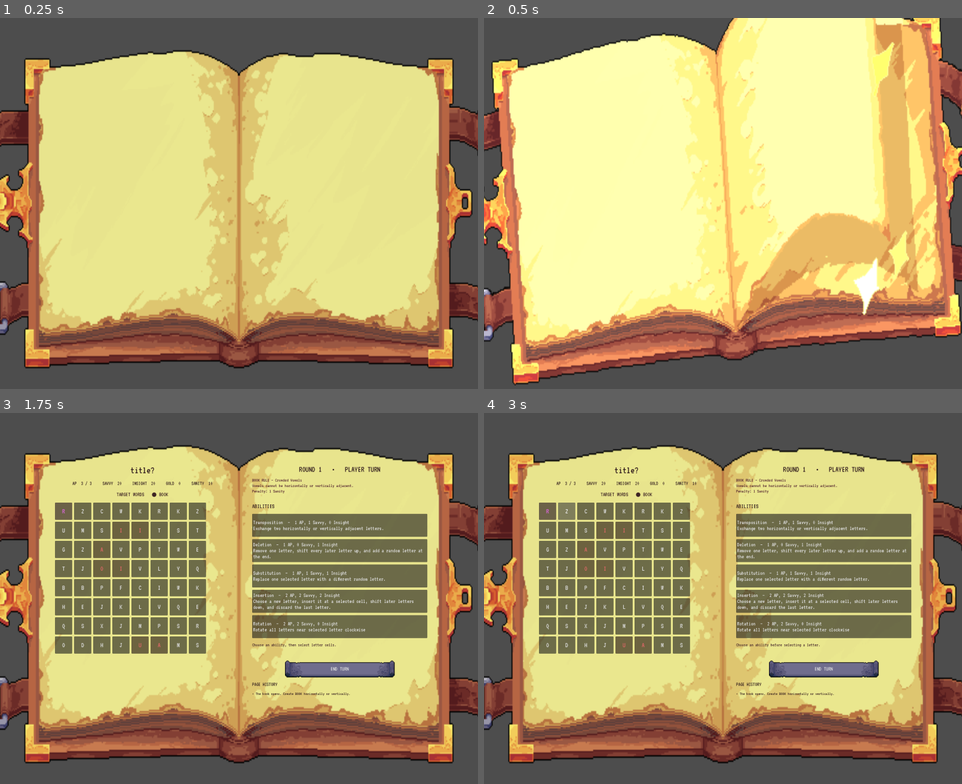
Above: before the commit, frames 1-4 (two rows, left to right).
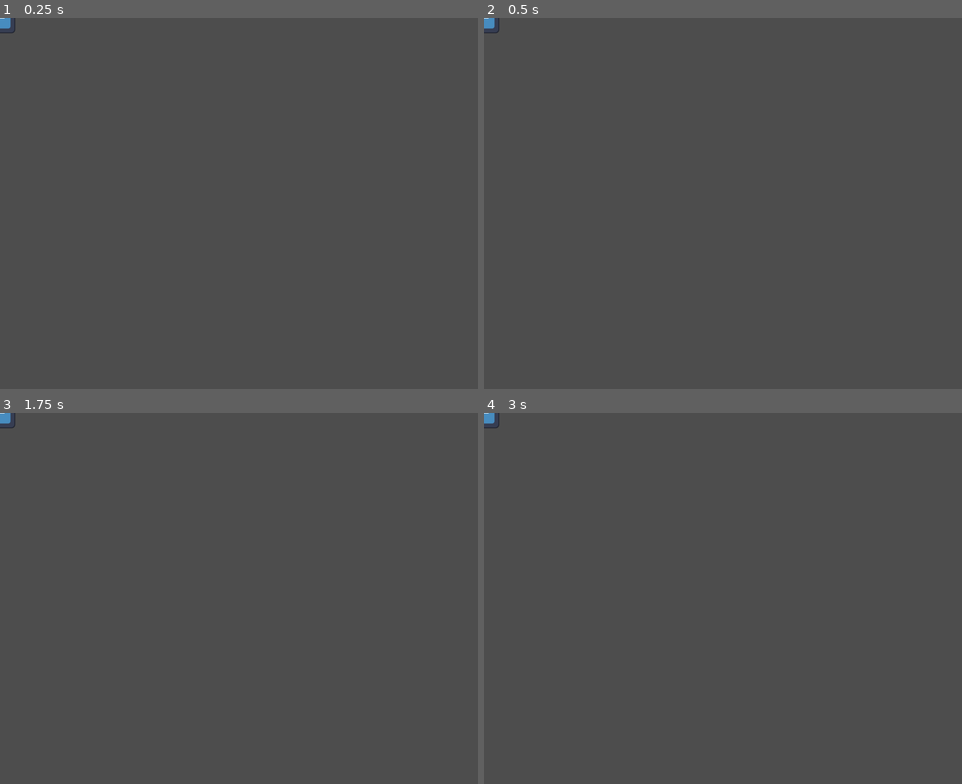
Above: after the commit, the same moments.

Repository: kbendrick/DJK_Project
Game: Godot game, scene res://The Kris Pit/level.tscn
Same seed, same stepped clock (60 frames per second), same inputs: the game is played once before the commit and once after it. Before the commit the project starts from res://Prototypes/BookWordGame/book_word_game.tscn. The engine's default icon, where the game draws it, is replaced by a stand-in: a white triangle on a blue panel in a dark square.
Inputs (mouse positions are in pixels of both pictures, inside the frame that each line leads up to):
- Up to frame 1 (0.25 s): no input
- Up to frame 2 (0.5 s): no input
- Up to frame 3 (1.75 s): tap Enter at 0.5 s; move the mouse to (344, 583) at 0.52 s; press the mouse at (344, 583) at 0.53 s; tap Space at 0.77 s; release the mouse at (344, 583) at 1.25 s; drag from (143, 624) to (215, 680) at 1.27 s
- Up to frame 4 (3 s): click (546, 509) at 2 s, where only the run before the commit has a clickable "R"; click (565, 509) at 2.75 s, where only the run before the commit has a clickable "Z"

The runs differ from the first frame. In frame 1, 77% of the frame differs, in the area x 0-100%, y 0-95%; in frame 2, 84%, in the area x 0-100%, y 0-100%; in frame 3, 77%; in frame 4, 77%.

Commit message:
added the Kris Pit

Diff:
--- a/Player/player.tscn
+++ b/Player/player.tscn
@@ -2,7 +2,7 @@
 
 [ext_resource type="Script" uid="uid://cuc2uy66kwog4" path="res://Player/player.gd" id="1_v0iea"]
 [ext_resource type="Texture2D" uid="uid://dgqsudvuvpmeg" path="res://Assets/kenney_scribble-dungeons/PNG/Default (64px)/Characters/purple_character.png" id="2_cvnsp"]
-[ext_resource type="PackedScene" uid="uid://bo11tcx1ju0mg" path="res://blocked_cell_marker.tscn" id="2_fkybt"]
+[ext_resource type="PackedScene" uid="uid://bo11tcx1ju0mg" path="res://Scenes/blocked_cell_marker.tscn" id="2_fkybt"]
 [ext_resource type="PackedScene" uid="uid://5l73u2j2xj7p" path="res://HUD/mouse.tscn" id="3_6t5aa"]
 [ext_resource type="Script" uid="uid://ckn8b4p6cmqwf" path="res://Player/inventory.gd" id="4_vgqql"]
 
--- a/Resources/resource_display.tscn
+++ b/Resources/resource_display.tscn
@@ -2,10 +2,10 @@
 
 [ext_resource type="Script" uid="uid://okpds2ta2cy8" path="res://Resources/resource_display.gd" id="1_3mdst"]
 [ext_resource type="Script" uid="uid://dbdsbiqit3gi" path="res://Resources/resource_item_display.gd" id="1_ebyp1"]
-[ext_resource type="Texture2D" uid="uid://r10apvj0vioq" path="res://#1 - Transparent Icons copy.png" id="3_p2skx"]
-[ext_resource type="Texture2D" uid="uid://gg6fxxehd5cs" path="res://#1 - Transparent Icons copy 4.png" id="4_ixb3f"]
-[ext_resource type="Texture2D" uid="uid://7fke8tamuggw" path="res://#1 - Transparent Icons copy 3.png" id="5_nme5t"]
-[ext_resource type="Texture2D" uid="uid://dgnu88naxk4ql" path="res://#1 - Transparent Icons copy 2.png" id="6_k61u0"]
+[ext_resource type="Texture2D" uid="uid://r10apvj0vioq" path="res://Assets/#1 - Transparent Icons copy.png" id="3_p2skx"]
+[ext_resource type="Texture2D" uid="uid://gg6fxxehd5cs" path="res://Assets/#1 - Transparent Icons copy 4.png" id="4_ixb3f"]
+[ext_resource type="Texture2D" uid="uid://7fke8tamuggw" path="res://Assets/#1 - Transparent Icons copy 3.png" id="5_nme5t"]
+[ext_resource type="Texture2D" uid="uid://dgnu88naxk4ql" path="res://Assets/#1 - Transparent Icons copy 2.png" id="6_k61u0"]
 
 [node name="ResourceDisplay" type="GridContainer" unique_id=1854313418]
 anchors_preset = 15
--- a/Room Setup/Bookshelf/bookshelf.tscn
+++ b/Room Setup/Bookshelf/bookshelf.tscn
@@ -1,8 +1,8 @@
 [gd_scene format=3 uid="uid://dtis2o3rk78xa"]
 
 [ext_resource type="Script" uid="uid://70ahirmmeei1" path="res://Room Setup/Bookshelf/bookshelf.gd" id="1_tgqcj"]
-[ext_resource type="Texture2D" uid="uid://bv3m6i88bclp5" path="res://bookshelf-with-pixel-art-style_475147-109.png" id="2_tgqcj"]
-[ext_resource type="Texture2D" uid="uid://dgnu88naxk4ql" path="res://#1 - Transparent Icons copy 2.png" id="3_drkvv"]
+[ext_resource type="Texture2D" uid="uid://bv3m6i88bclp5" path="res://Assets/bookshelf-with-pixel-art-style_475147-109.png" id="2_tgqcj"]
+[ext_resource type="Texture2D" uid="uid://dgnu88naxk4ql" path="res://Assets/#1 - Transparent Icons copy 2.png" id="3_drkvv"]
 
 [sub_resource type="RectangleShape2D" id="RectangleShape2D_tgqcj"]
 size = Vector2(128, 128)
--- a/Room Setup/Trap/trap.tscn
+++ b/Room Setup/Trap/trap.tscn
@@ -1,7 +1,7 @@
 [gd_scene format=3 uid="uid://b80rsjvlw6f3v"]
 
 [ext_resource type="Script" uid="uid://ugfc54g2p8wp" path="res://Room Setup/Trap/trap.gd" id="1_41mx7"]
-[ext_resource type="Texture2D" uid="uid://drm15x406hceg" path="res://trap.png" id="2_23yfg"]
+[ext_resource type="Texture2D" uid="uid://drm15x406hceg" path="res://Assets/trap.png" id="2_23yfg"]
 
 [sub_resource type="RectangleShape2D" id="RectangleShape2D_fy57j"]
 
--- a/blocked_cell_marker.tscn
+++ b/Scenes/blocked_cell_marker.tscn
@@ -1,6 +1,6 @@
 [gd_scene format=3 uid="uid://bo11tcx1ju0mg"]
 
-[ext_resource type="Texture2D" uid="uid://dskmxks2l67x" path="res://stylesheet_red copy.png" id="1_6rwgp"]
+[ext_resource type="Texture2D" uid="uid://dskmxks2l67x" path="res://Assets/stylesheet_red copy.png" id="1_6rwgp"]
 
 [node name="BlockedCellMarker" type="Sprite2D" unique_id=2084631389]
 texture = ExtResource("1_6rwgp")
--- /dev/null
+++ b/The Kris Pit/companion.gd
@@ -0,0 +1,55 @@
+extends Node2D
+
+
+var current_position: Vector2
+var draggable: bool = false
+var is_inside_droppable: bool = false
+var body_ref
+
+var initial_position: Vector2
+var offset: Vector2
+@onready var area_2D: Area2D = $Area2D
+
+func _ready() -> void:
+	area_2D.mouse_entered.connect(_on_mouse_entered)
+	area_2D.mouse_exited.connect(_on_mouse_exited)
+	area_2D.body_entered.connect(_on_area_2d_body_entered)
+	area_2D.body_exited.connect(_on_area_2d_body_exited)
+
+func _process(_delta: float) -> void:
+	if draggable:
+		if Input.is_action_just_pressed("left_click"):
+			initial_position = global_position
+			offset = get_global_mouse_position() - global_position
+			global.is_dragging = true
+		if Input.is_action_pressed("left_click"):
+			global_position = get_global_mouse_position() - offset
+			print("ding!")
+		elif Input.is_action_just_released("left_click"):
+			global.is_dragging =false
+			var tween = get_tree().create_tween()
+			if is_inside_droppable:
+				tween.tween_property(self, "position", body_ref.position,0.2).set_ease(Tween.EASE_OUT)
+			else:
+				tween.tween_property(self, "global_position", initial_position,0.2).set_ease(Tween.EASE_OUT)
+
+func _on_mouse_entered() -> void:
+	if not global.is_dragging:
+		draggable = true
+		scale = Vector2(1.05,1.05)
+
+func _on_mouse_exited() -> void:
+	if not global.is_dragging:
+		draggable = false
+		scale = Vector2(1,1)
+
+func _on_area_2d_body_entered(body:StaticBody2D):
+	if body.is_in_group('dropable'):
+		is_inside_droppable = true
+		body.modulate = Color(Color.REBECCA_PURPLE, 1)
+		body_ref = body
+
+func _on_area_2d_body_exited(body):
+	if body.is_in_group('dropable'):
+		is_inside_droppable = false
+		body.modulate = Color(Color.MEDIUM_PURPLE, 0.7)
--- /dev/null
+++ b/The Kris Pit/companion.tscn
@@ -0,0 +1,20 @@
+[gd_scene format=3 uid="uid://b6j3kp46b4rjl"]
+
+[ext_resource type="Texture2D" uid="uid://c2slme5udoag2" path="res://icon.svg" id="1_7wb77"]
+[ext_resource type="Script" uid="uid://d0fpaqa2td3he" path="res://The Kris Pit/companion.gd" id="1_8fgnr"]
+
+[sub_resource type="RectangleShape2D" id="RectangleShape2D_7dj0j"]
+size = Vector2(127, 127)
+
+[node name="Companion" type="Node2D" unique_id=1787679698]
+z_index = 3
+script = ExtResource("1_8fgnr")
+
+[node name="Sprite2D" type="Sprite2D" parent="." unique_id=1419639775]
+texture = ExtResource("1_7wb77")
+
+[node name="Area2D" type="Area2D" parent="." unique_id=326750926]
+
+[node name="CollisionShape2D" type="CollisionShape2D" parent="Area2D" unique_id=1945464624]
+position = Vector2(0.5, -0.5)
+shape = SubResource("RectangleShape2D_7dj0j")
--- /dev/null
+++ b/The Kris Pit/drop_area.gd
@@ -0,0 +1,10 @@
+extends StaticBody2D
+
+func _ready():
+	modulate = Color(Color.MEDIUM_PURPLE, 0.7)
+
+func _process(_dela):
+	if global.is_dragging:
+		visible = true
+	else:
+		visible = false
--- /dev/null
+++ b/The Kris Pit/drop_area.tscn
@@ -0,0 +1,19 @@
+[gd_scene format=3 uid="uid://ba7wkjpx306nn"]
+
+[ext_resource type="Script" uid="uid://ci4nxeus6kpe6" path="res://The Kris Pit/drop_area.gd" id="1_jif0b"]
+
+[sub_resource type="RectangleShape2D" id="RectangleShape2D_7dj0j"]
+size = Vector2(128, 129)
+
+[node name="drop_area" type="StaticBody2D" unique_id=394131837 groups=["dropable"]]
+script = ExtResource("1_jif0b")
+
+[node name="ColorRect" type="ColorRect" parent="." unique_id=1692982675]
+offset_left = -64.0
+offset_top = -64.0
+offset_right = 64.0
+offset_bottom = 65.0
+
+[node name="CollisionShape2D" type="CollisionShape2D" parent="." unique_id=2020075168]
+position = Vector2(0, 0.5)
+shape = SubResource("RectangleShape2D_7dj0j")
--- /dev/null
+++ b/The Kris Pit/level.tscn
@@ -0,0 +1,11 @@
+[gd_scene format=3 uid="uid://ck3lrgiuccf15"]
+
+[ext_resource type="PackedScene" uid="uid://b6j3kp46b4rjl" path="res://The Kris Pit/companion.tscn" id="1_c6h41"]
+[ext_resource type="PackedScene" uid="uid://ba7wkjpx306nn" path="res://The Kris Pit/drop_area.tscn" id="2_o7t1i"]
+
+[node name="Level" type="Node2D" unique_id=30047133]
+
+[node name="Companion" parent="." unique_id=1726157132 instance=ExtResource("1_c6h41")]
+
+[node name="drop_area" parent="." unique_id=394131837 instance=ExtResource("2_o7t1i")]
+position = Vector2(1147, 494)
--- /dev/null
+++ b/global.gd
@@ -0,0 +1,3 @@
+extends Node2D
+
+var is_dragging:bool = false
--- a/project.godot
+++ b/project.godot
@@ -15,9 +15,13 @@
 [application]
 
 config/name="DJK_Project"
-run/main_scene="uid://cytbdknuc0hi7"
+run/main_scene="uid://ck3lrgiuccf15"
 config/features=PackedStringArray("4.7", "Forward Plus")
 config/icon="res://icon.svg"
+
+[autoload]
+
+global="*uid://dxvyvgpe4mppb"
 
 [display]
 
@@ -29,7 +33,21 @@
 Player="Player character"
 Bookshelves="Interactable bookshelves"
 Mouse="Mouse"
+dropable=""
 
 [gui]
 
 theme/custom_font="uid://0h18i6wqsufe"
+
+[input]
+
+left_click={
+"deadzone": 0.2,
+"events": [Object(InputEventMouseButton,"resource_local_to_scene":false,"resource_name":"","device":-1,"window_id":0,"alt_pressed":false,"shift_pressed":false,"ctrl_pressed":false,"meta_pressed":false,"button_mask":0,"position":Vector2(0, 0),"global_position":Vector2(0, 0),"factor":1.0,"button_index":1,"canceled":false,"pressed":false,"double_click":false,"script":null)
+]
+}
+right_click={
+"deadzone": 0.2,
+"events": [Object(InputEventMouseButton,"resource_local_to_scene":false,"resource_name":"","device":-1,"window_id":0,"alt_pressed":false,"shift_pressed":false,"ctrl_pressed":false,"meta_pressed":false,"button_mask":0,"position":Vector2(0, 0),"global_position":Vector2(0, 0),"factor":1.0,"button_index":2,"canceled":false,"pressed":false,"double_click":false,"script":null)
+]
+}
Renamed: #1 - Transparent Icons copy 2.png -> Assets/#1 - Transparent Icons copy 2.png
Not shown, changed: Assets/#1 - Transparent Icons copy 2.png.import
Renamed: #1 - Transparent Icons copy 3.png -> Assets/#1 - Transparent Icons copy 3.png
Not shown, changed: Assets/#1 - Transparent Icons copy 3.png.import
Renamed: #1 - Transparent Icons copy 4.png -> Assets/#1 - Transparent Icons copy 4.png
Not shown, changed: Assets/#1 - Transparent Icons copy 4.png.import
Renamed: #1 - Transparent Icons copy 6.png -> Assets/#1 - Transparent Icons copy 6.png
Not shown, changed: Assets/#1 - Transparent Icons copy 6.png.import
Renamed: #1 - Transparent Icons copy.png -> Assets/#1 - Transparent Icons copy.png
Not shown, changed: Assets/#1 - Transparent Icons copy.png.import
Renamed: bookshelf-with-pixel-art-style_475147-109.png -> Assets/bookshelf-with-pixel-art-style_475147-109.png
Not shown, changed: Assets/bookshelf-with-pixel-art-style_475147-109.png.import
(and 10 more such lines)
